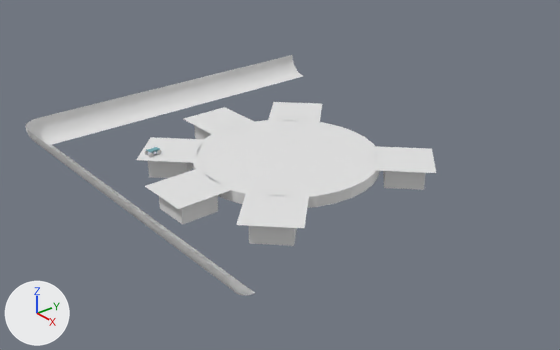
The Blender file cs_battleground/arena_files/blender/battleground.blend: old version first, new version second.
Before and after are seen from a 50 mm camera at (23.8, -19.8, 14.1) aimed at (0.1, -0.4, -0.8). The axes (+X, +Y, +Z) are drawn at lower left. The lights are the same throughout.

Objects in the first picture: 'catapult_1', 'catapult_1.001', 'catapult_2', 'catapult_2.001', 'catapult_3', 'catapult_3.001', 'catapult_6.001', 'inner_circle', 'outer_circle', 'outer_circle_border', 'walls', 'walls.002'.
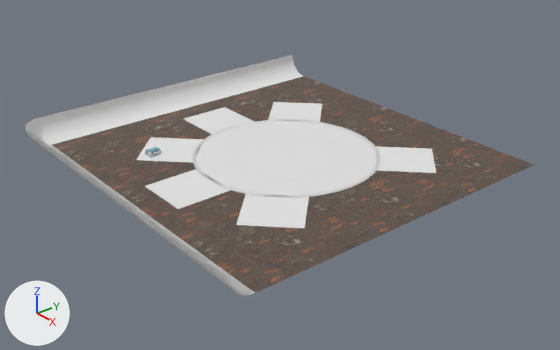
The edits, one by one:
Object 'basement' (ob_basement) is now shown.

What differs and where, as boxes (x1, y1, x2, y2) in the pictures (560 x 350 px):
'basement', shown (brown)
    after: (52, 76, 534, 293)
